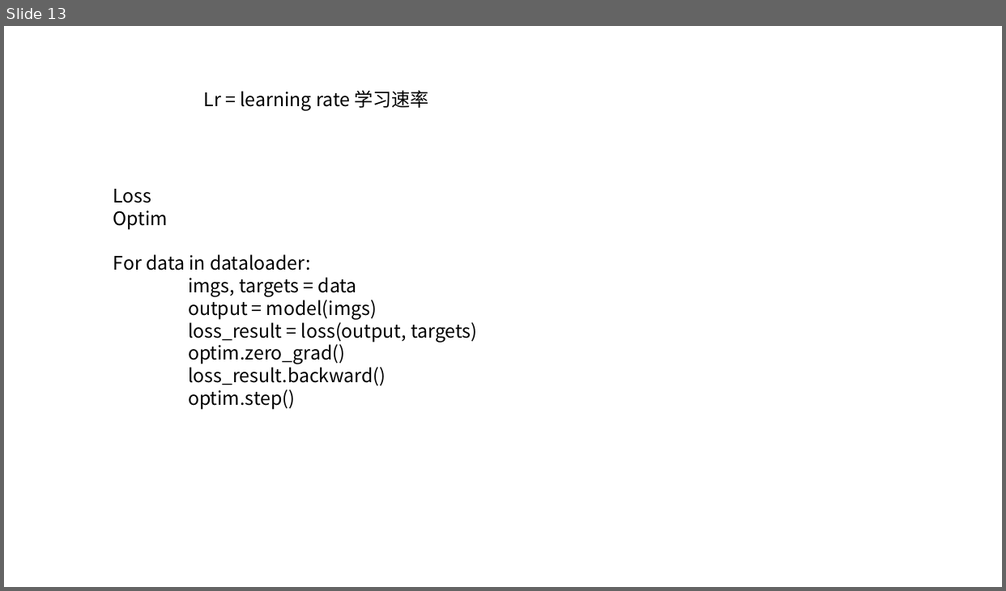
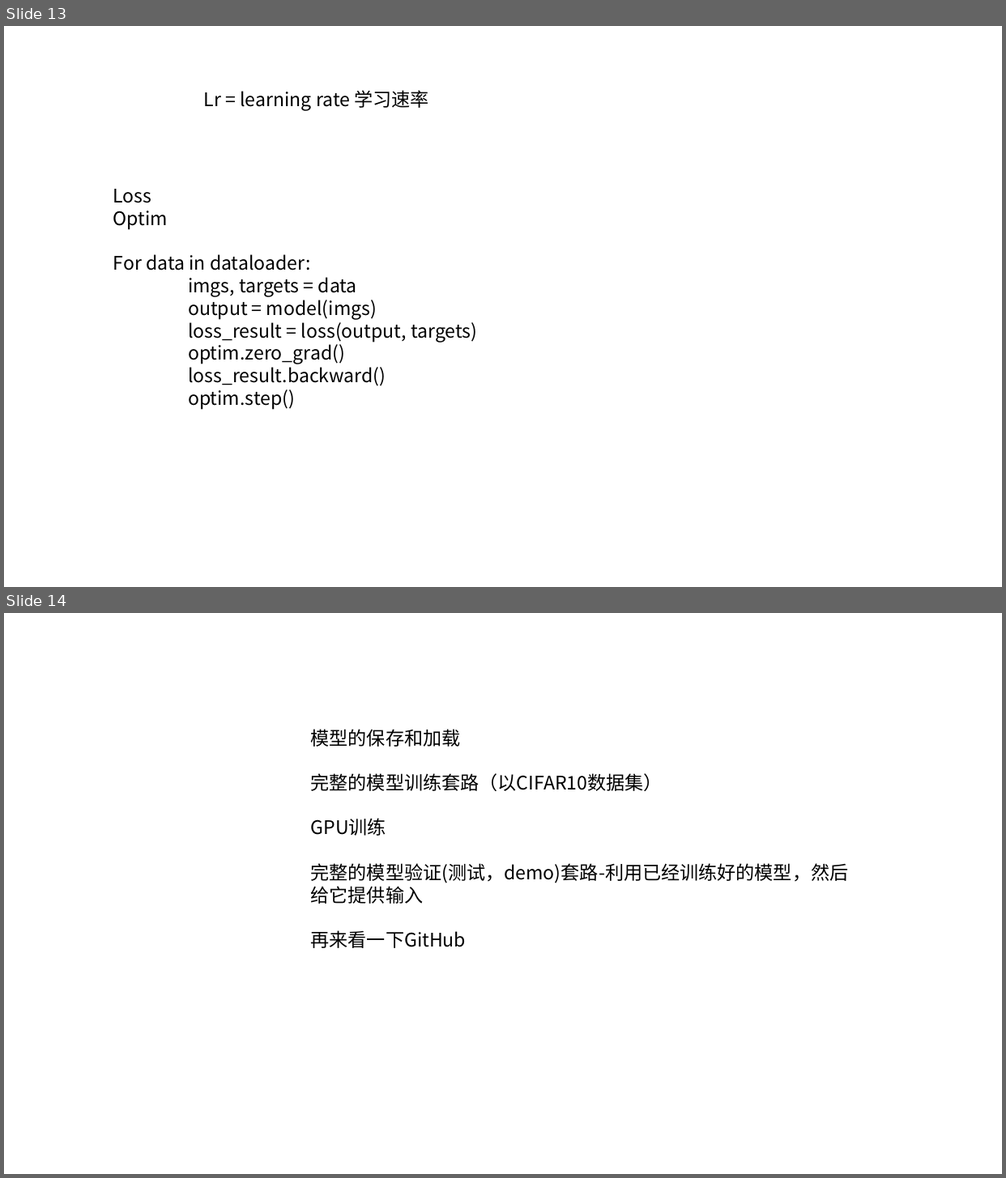
Before and after one commit to xiaotudui/pytorch-tutorial, a slide deck: notes/演示.pptx. Shown one above the other, each under a label of ours: slide 13 before the commit, slides 13 and 14 after it. The pictures are 1006x591 and 1006x1178 pixels, drawn with LibreOffice and Linux fonts; fonts in the diff are those of the drawing. Boxes give left, top, right and bottom in pixels: in the first picture for what was removed or moved away, otherwise in the second. Text is boxed around its words. In the diff, an @@ line names an element or a change of style, - is before the commit and + after.

```diff
--- a/notes/演示.pptx
+++ b/notes/演示.pptx
@@ slide 14 added at (4,613,1002,1174), background #FFFFFF @@
@@ text added at (311,729,849,948), 18 pt, text #000000 @@
+模型的保存和加载
+完整的模型训练套路（以CIFAR10数据集）
+GPU训练
+完整的模型验证(测试，demo)套路-利用已经训练好的模型，然后给它提供输入
+再来看一下GitHub
```
Also in this commit, not shown: 3 other slides added.
